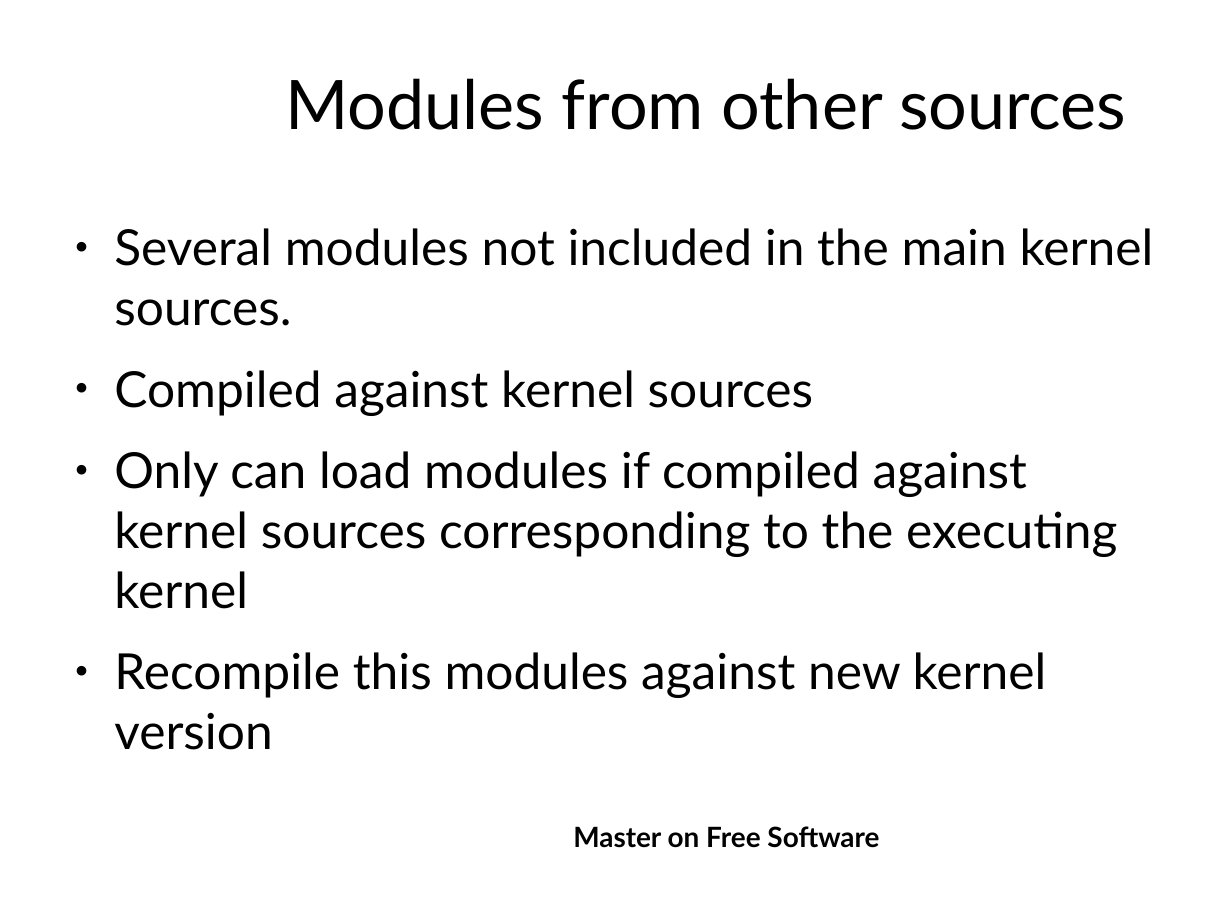
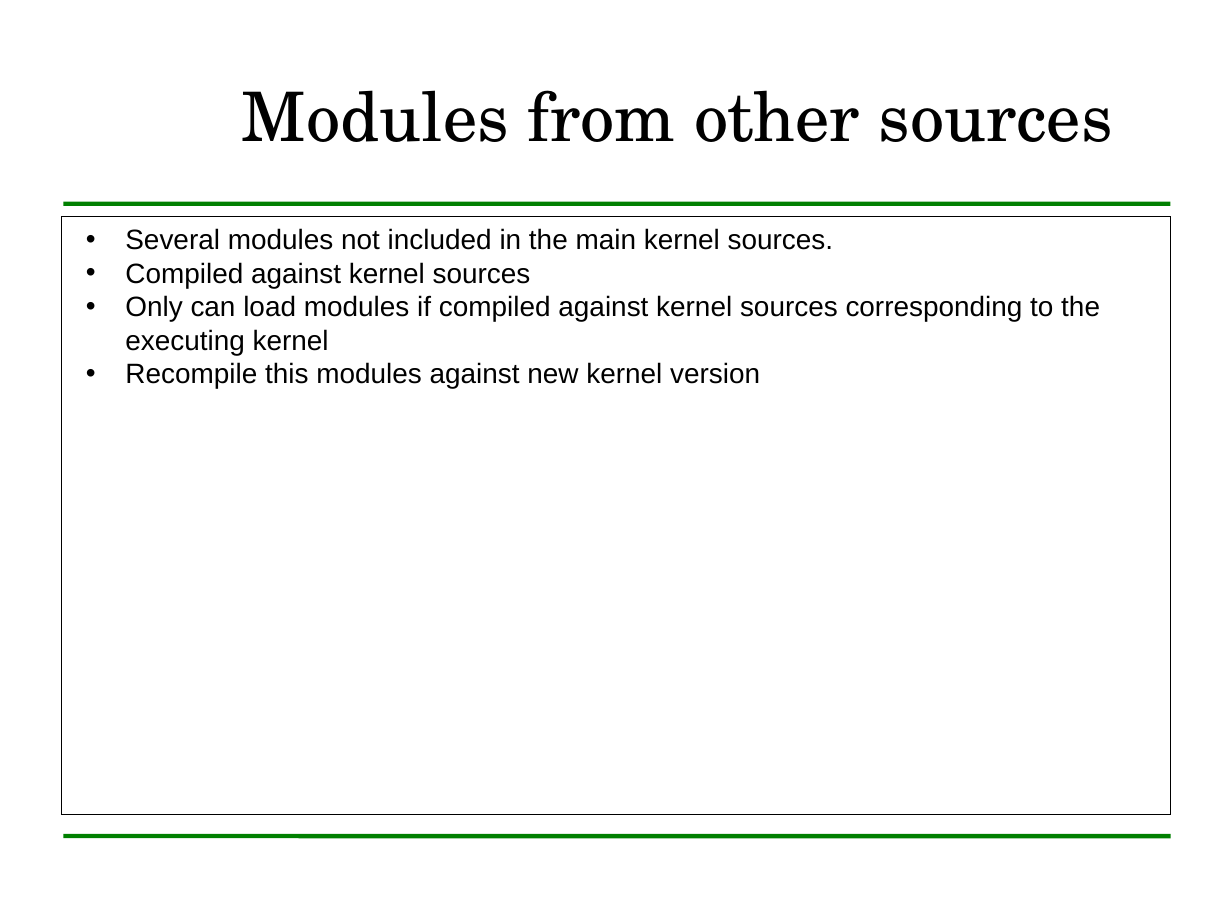
Before and after one commit to LibreLearning/libreteaching, a slide deck: slide 21 of mswl-madrid-2010-2011/cases-i/slides/linux-kernel/linuxKernelDescription.odp. Drawn at 1232x924 pixels with LibreOffice and Linux fonts; fonts in the diff are those of the drawing; background and template pictures are left out. Boxes give left, top, right and bottom in pixels: in the first picture for what was removed or moved away, otherwise in the second. Text is boxed around its words. In the diff, an @@ line names an element or a change of style, - is before the commit and + after.

```diff
--- a/mswl-madrid-2010-2011/cases-i/slides/linux-kernel/linuxKernelDescription.odp
+++ b/mswl-madrid-2010-2011/cases-i/slides/linux-kernel/linuxKernelDescription.odp
@@ title "Modules from other sources": place and size @@
-title "Modules from other sources" at (285,78,1126,130)
+title "Modules from other sources" at (242,90,1113,142)
@@ title "Modules from other sources" at (242,90,1113,142): font Lato to TeX Gyre Schola; alignment centre to left @@
@@ line added from (64, 203) to (1171, 203), #008000 2.83 pt @@
@@ rectangle "Several modules not included in ...": place and size @@
-rectangle "Several modules not included in ..." at (114,228,1154,750)
+rectangle "Several modules not included in ..." at (61,216,1171,814)
@@ rectangle "Several modules not included in ..." at (61,216,1171,814): size 32 to 18 pt, font Lato to Arial; bullet ● to •; less space between paragraphs; fill none to #FFFFFF; outline none to #000000 0 pt @@
@@ line added from (64, 836) to (1171, 836), #008000 2.83 pt @@
@@ text removed at (573,826,879,848) @@
-Master on Free Software
```
Also in this commit, not shown: 25 other slides changed.
